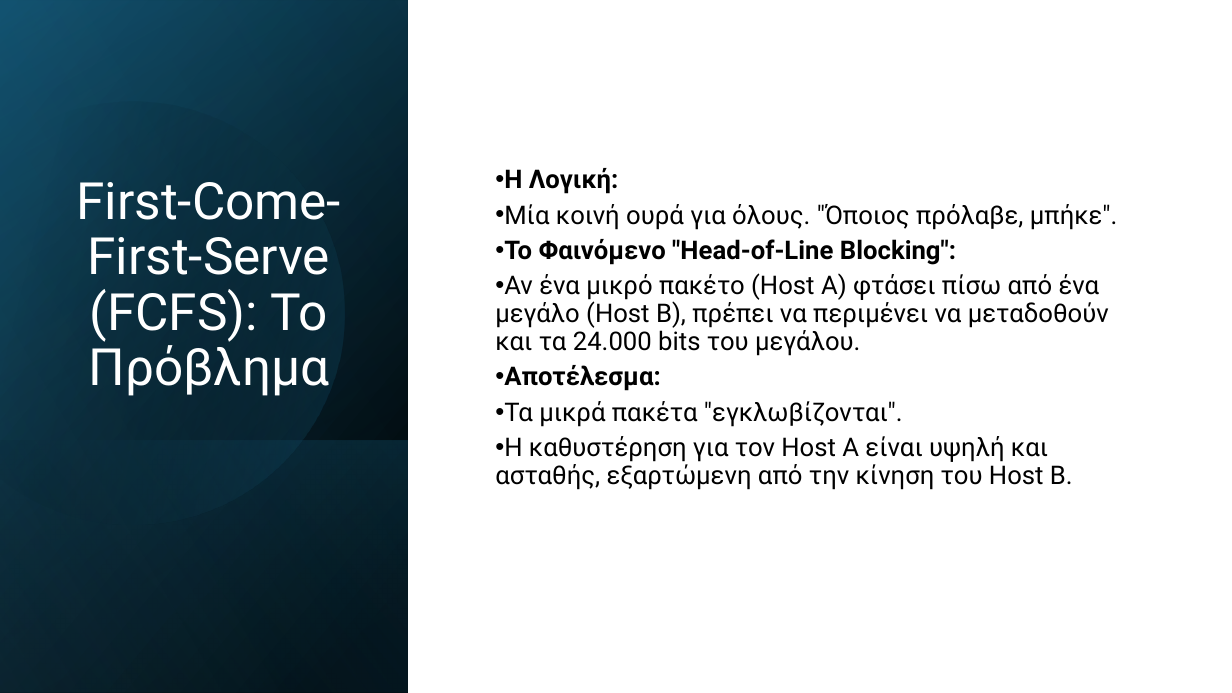
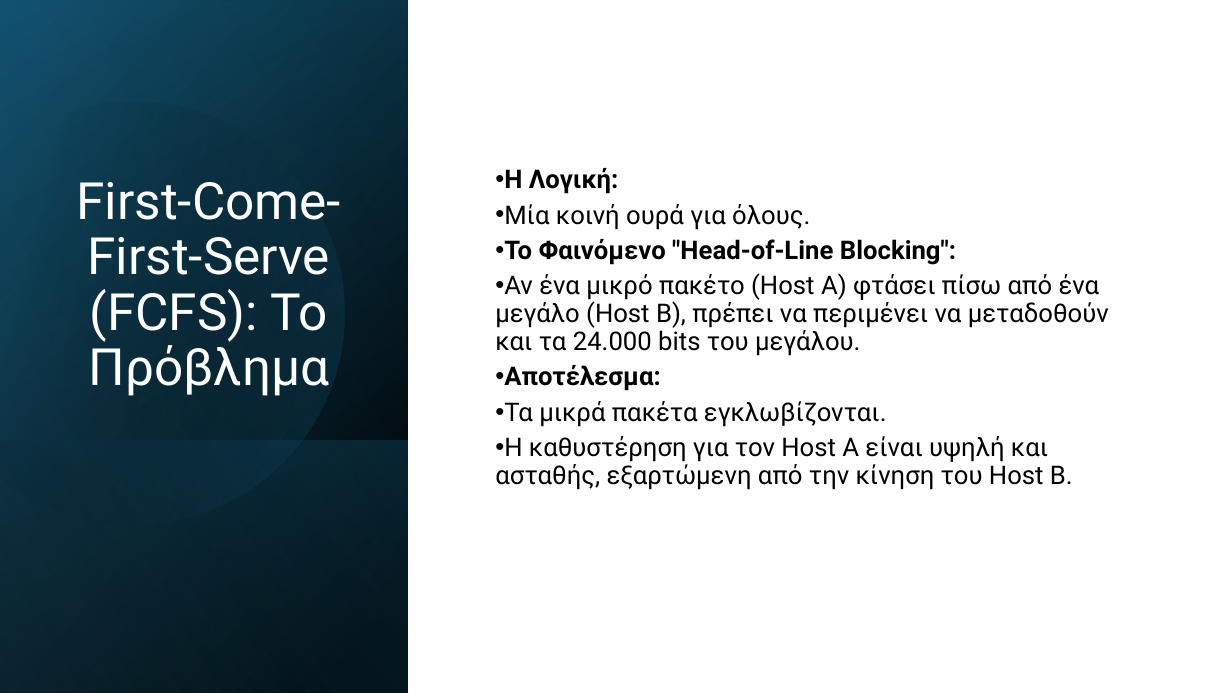
Before and after one commit to AlexandrosChal/Event-driven-network-simulation-in-Python-and-SimPy, a slide deck: slide 32 of Παρουσίαση.pptx. Drawn at 1232x693 pixels with LibreOffice and Linux fonts; fonts in the diff are those of the drawing. Boxes give left, top, right and bottom in pixels: in the first picture for what was removed or moved away, otherwise in the second. Text is boxed around its words. In the diff, an @@ line names an element or a change of style, - is before the commit and + after.

```diff
--- a/Παρουσίαση.pptx
+++ b/Παρουσίαση.pptx
@@ subtitle at (504,204,810,230): text changed @@
-• Μία κοινή ουρά για όλους. "Όποιος πρόλαβε, μπήκε".
+• Μία κοινή ουρά για όλους.
@@ subtitle at (504,401,887,427): text changed @@
-• Τα μικρά πακέτα "εγκλωβίζονται".
+• Τα μικρά πακέτα εγκλωβίζονται.
```
Also in this commit, not shown: 3 other slides changed, 2 other files.
